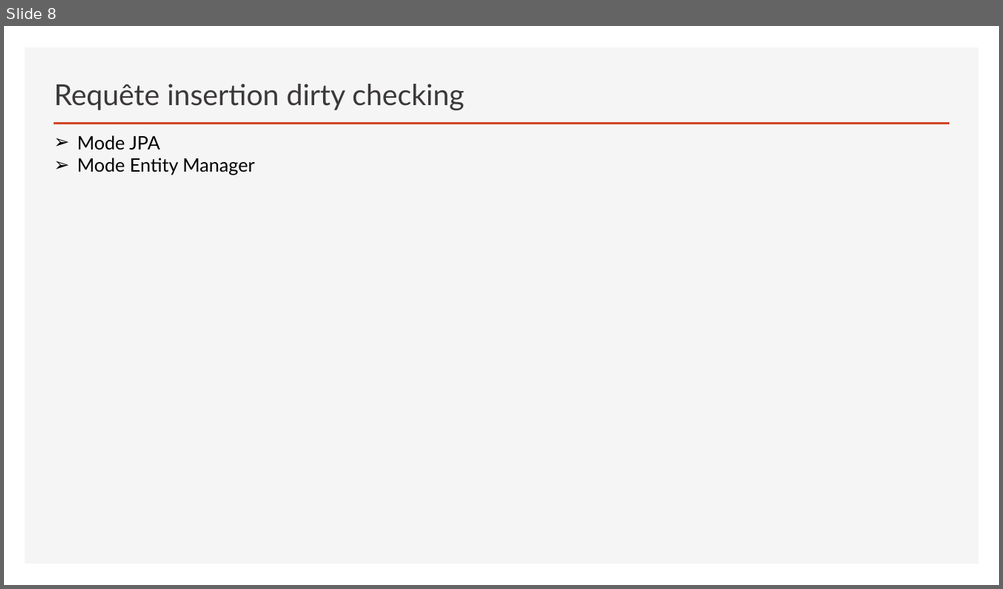
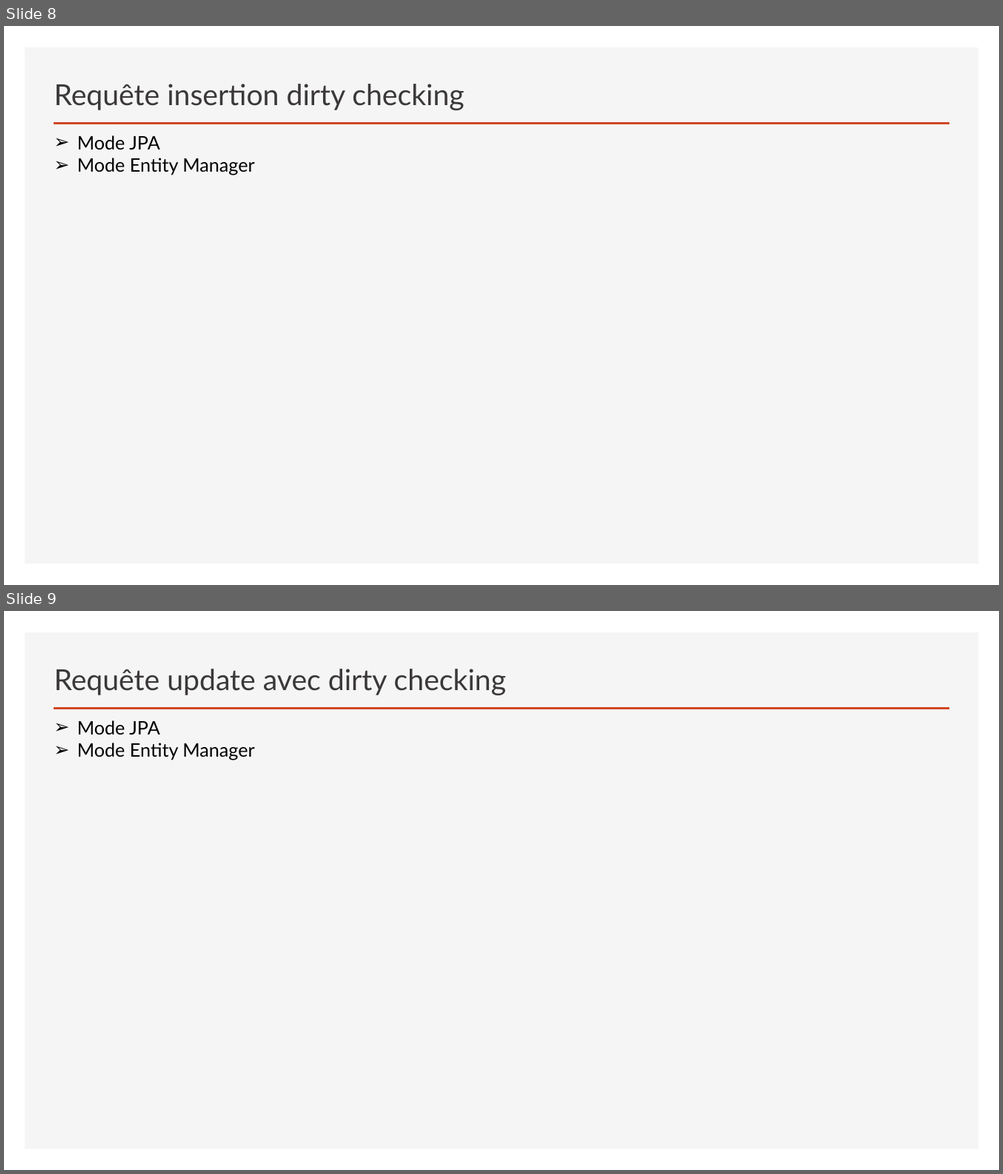
Before and after one commit to sebzuki/hibernate, a slide deck: EX-HIBERNATE.pptx. Shown one above the other, each under a label of ours: slide 8 before the commit, slides 8 and 9 after it. The pictures are 1003x589 and 1003x1174 pixels, drawn with LibreOffice and Linux fonts; fonts in the diff are those of the drawing. Boxes give left, top, right and bottom in pixels: in the first picture for what was removed or moved away, otherwise in the second. Text is boxed around its words. In the diff, an @@ line names an element or a change of style, - is before the commit and + after.

```diff
--- a/EX-HIBERNATE.pptx
+++ b/EX-HIBERNATE.pptx
@@ slide 9 added at (4,611,999,1170), background #FFFFFF; not listed: 2 template elements that a slide beside it also shows @@
@@ title added at (54,669,506,695), 28 pt, text #3B3838 @@
+Requête update avec dirty checking
@@ text added at (77,721,254,760), 18 pt, text #000000 @@
+➢ Mode JPA
+➢ Mode Entity Manager
```
Also in this commit, not shown: 2 slides changed, 6 other files.
